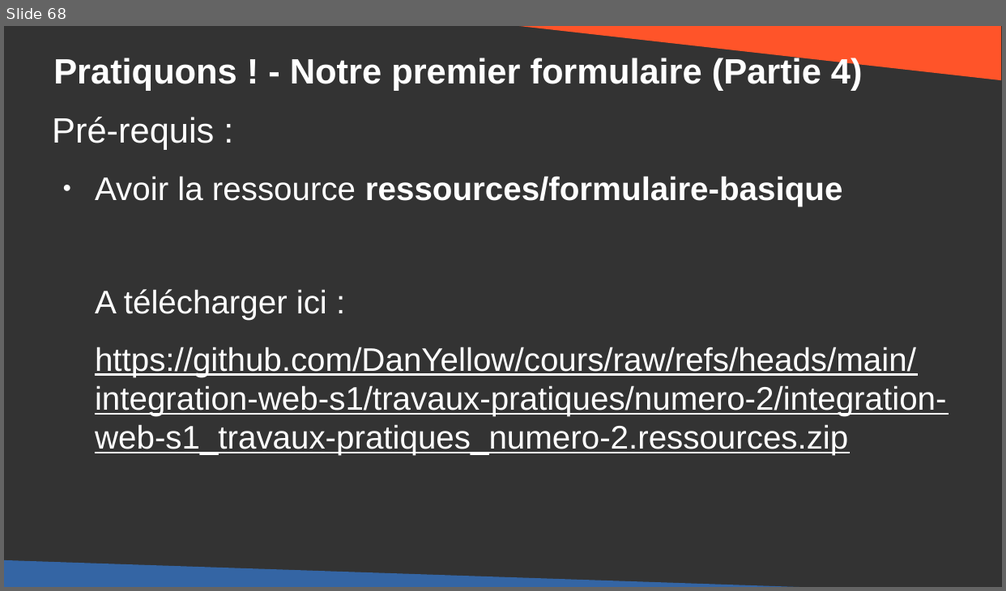
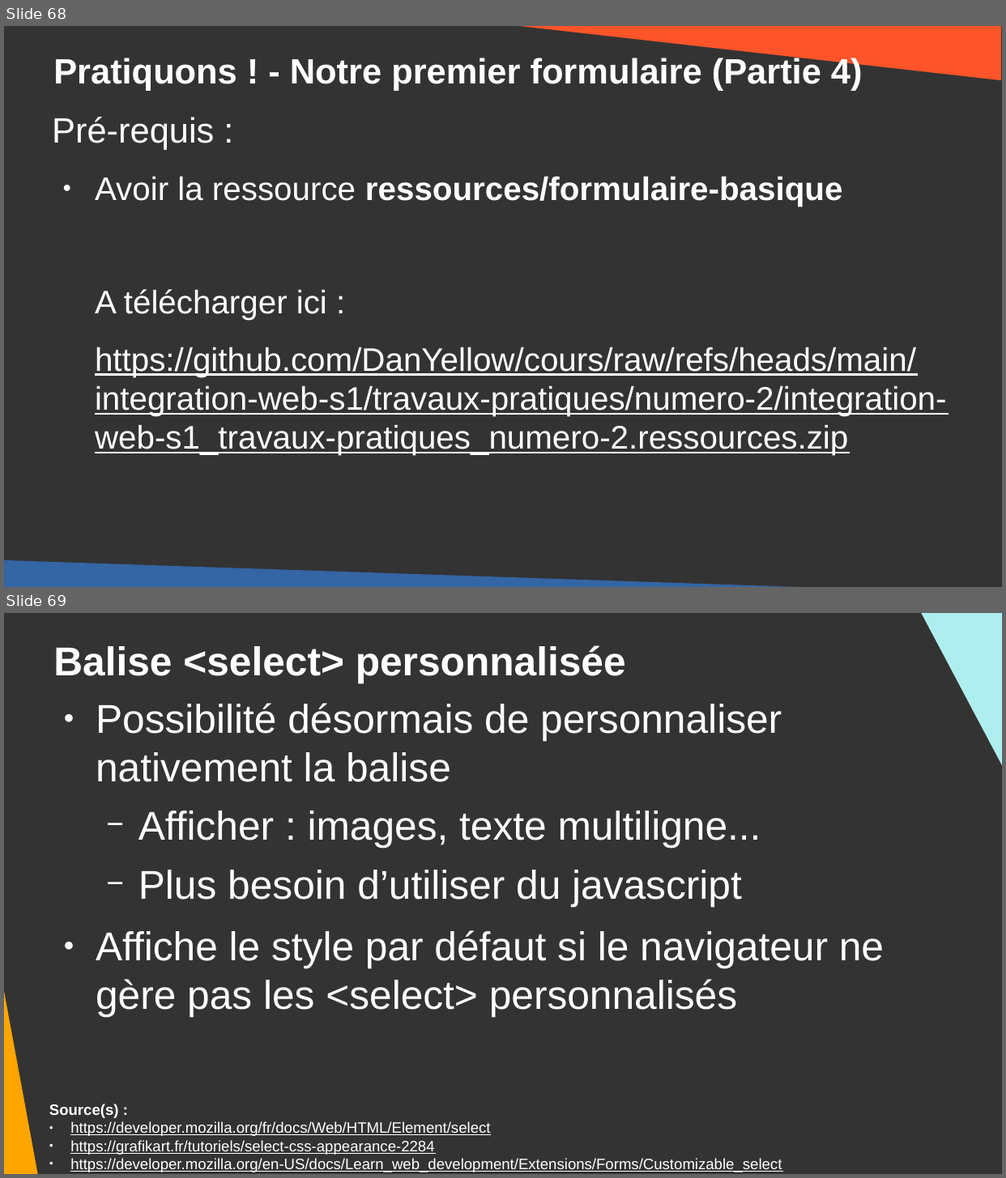
Before and after one commit to DanYellow/cours, a slide deck: integration-web-s1/travaux-pratiques/numero-2/presentation.odp. Shown one above the other, each under a label of ours: slide 68 before the commit, slides 68 and 69 after it. The pictures are 1006x591 and 1006x1178 pixels, drawn with LibreOffice and Linux fonts; fonts in the diff are those of the drawing. Boxes give left, top, right and bottom in pixels: in the first picture for what was removed or moved away, otherwise in the second. Text is boxed around its words. In the diff, an @@ line names an element or a change of style, - is before the commit and + after.

```diff
--- a/integration-web-s1/travaux-pratiques/numero-2/presentation.odp
+++ b/integration-web-s1/travaux-pratiques/numero-2/presentation.odp
@@ slide 69 added at (x1=4, y1=613, x2=1002, y2=1174), background #333333 @@
@@ right triangle added at (x1=910, y1=613, x2=1002, y2=881), fill #AFEEEE @@
@@ title added at (x1=53, y1=645, x2=626, y2=683), 32 pt, text #FFFFFF, bold @@
+Balise <select> personnalisée
@@ right triangle added at (x1=4, y1=697, x2=40, y2=1174), fill #FFA500 @@
@@ text added at (x1=96, y1=703, x2=884, y2=1016), 32 pt, text #FFFFFF @@
+● Possibilité désormais de personnaliser nativement la balise
+  − Afficher : images, texte multiligne...
+  − Plus besoin d’utiliser du javascript
+● Affiche le style par défaut si le navigateur ne gère pas les <select> personnalisés
@@ text added at (x1=49, y1=1104, x2=782, y2=1173), 12 pt, text #FFFFFF, underline @@
+Source(s) :
+● https://developer.mozilla.org/fr/docs/Web/HTML/Element/select
+● https://grafikart.fr/tutoriels/select-css-appearance-2284
+● https://developer.mozilla.org/en-US/docs/Learn_web_development/Extensions/Forms/Customizable_select
```
Also in this commit, not shown: 8 slides changed, 1 other slide added, 1 other file.
